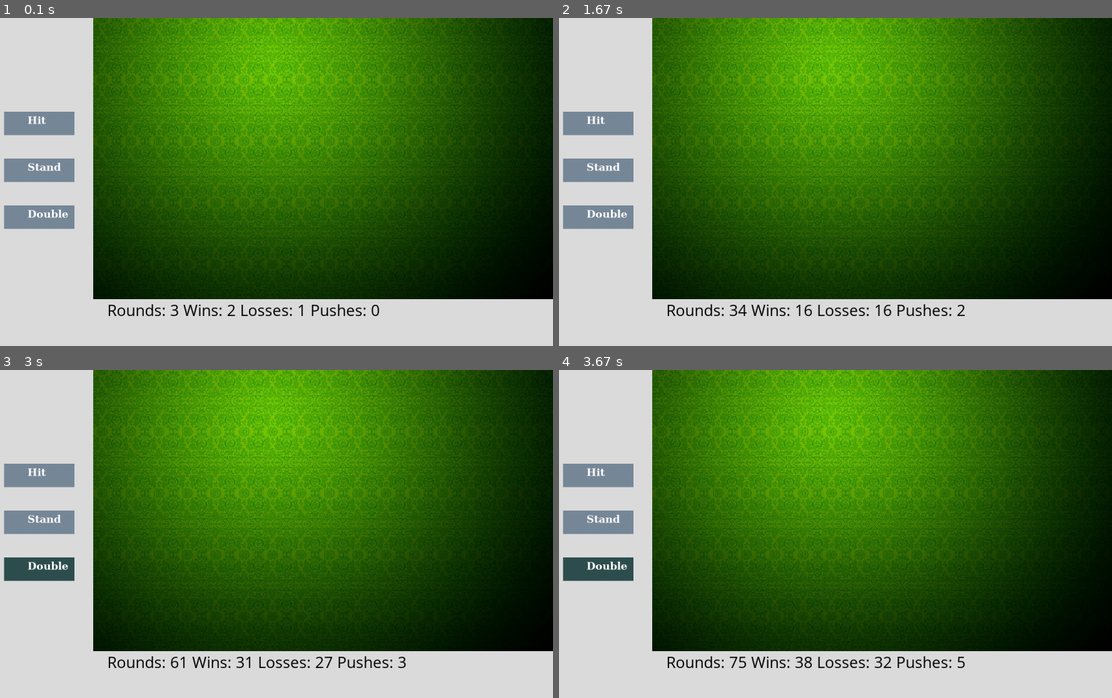
Above: before the commit, frames 1-4 (two rows, left to right).
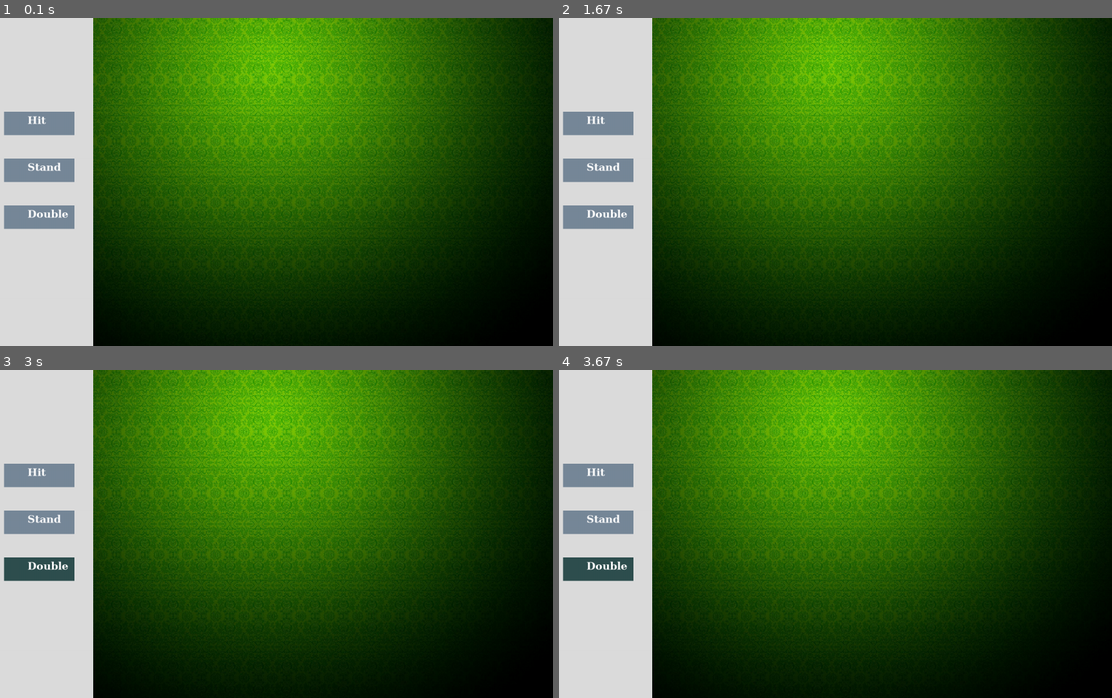
Above: after the commit, the same moments.

Repository: deograciasong/5001-Project
Game: pygame game, started from test.py
Same seed, same stepped clock (60 frames per second), same inputs: the game is played once before the commit and once after it.
Inputs (mouse positions are in pixels of both pictures, inside the frame that each line leads up to):
- Up to frame 1 (0.1 s): type "1 (at the terminal prompt)" at 0 s
- Up to frame 2 (1.67 s): click "Hit" at 0.38 s; click (835, 204) at 0.72 s; click "Stand" at 1.05 s; click (1034, 296) at 1.38 s
- Up to frame 3 (3 s): click (71, 524) at 1.72 s; click (243, 619) at 2.05 s; click "Double" at 2.88 s
- Up to frame 4 (3.67 s): click (979, 504) at 3.22 s; click "Double" at 3.55 s

The runs differ from the first frame. In frame 1, 12% of the frame differs, in the area x 16-100%, y 85-100%; in frame 2, 12%; in frame 3, 12%; in frame 4, 12%.

Commit message:
Update test.py

Diff:
--- a/test.py
+++ b/test.py
@@ -61,6 +61,7 @@
             bet *= 2
             run = False
             print("double")
+
         for event in pygame.event.get():
             if event.type == pygame.QUIT:
                 run = False
@@ -142,6 +143,7 @@
         else:
             pushes += 1
             rounds += 1
+        '''
         # update statistics and visualize
         gameDisplay.fill(
             grey, pygame.Rect(200, 600, display_width, display_height)
@@ -152,18 +154,18 @@
             black,
         )
         gameDisplay.blit(statistics_text, (250, 600))
-
-        """for event in pygame.event.get():
+        '''
+        for event in pygame.event.get():
             if event.type == pygame.QUIT:
                 run = False
-            button("Deal", 30, 100, 150, 50, light_slat, dark_slat)
-            button("Hit", 30, 200, 150, 50, light_slat, dark_slat)
-            button("Stand", 30, 300, 150, 50, light_slat, dark_slat)
-            button("Double", 30, 400, 150, 50, light_slat, dark_slat)
+            buttons("Deal", 30, 100, 150, 50, light_slat, dark_slat)
+            buttons("Hit", 30, 200, 150, 50, light_slat, dark_slat)
+            buttons("Stand", 30, 300, 150, 50, light_slat, dark_slat)
+            buttons("Double", 30, 400, 150, 50, light_slat, dark_slat)
             # button("EXIT", 30, 600, 150, 50, red, dark_red)
 
             pygame.display.flip()
-    pygame.quit()"""
+    pygame.quit()
 
 
 if __name__ == "__main__":
